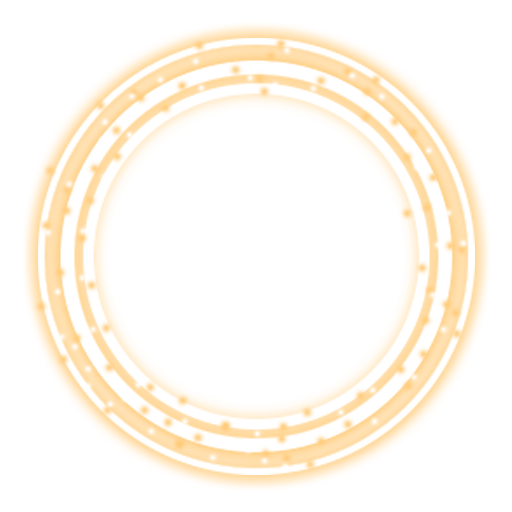
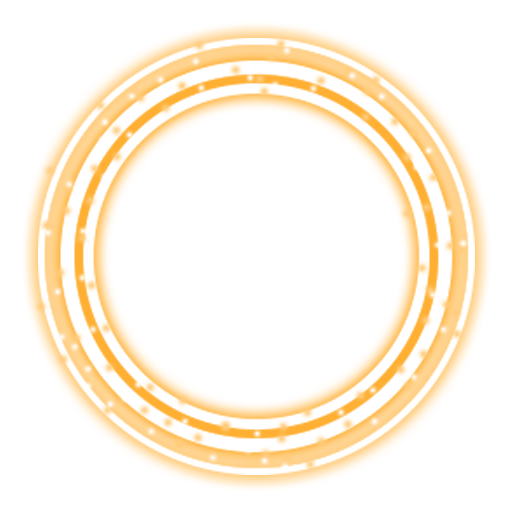
The second 512 × 512 image is a revision of the first. Changes to its layers:
added layer "Layer 5" above "Layer 2" over <box>112,111,401,400</box>
hid "Layer 2" over <box>25,25,488,488</box>
